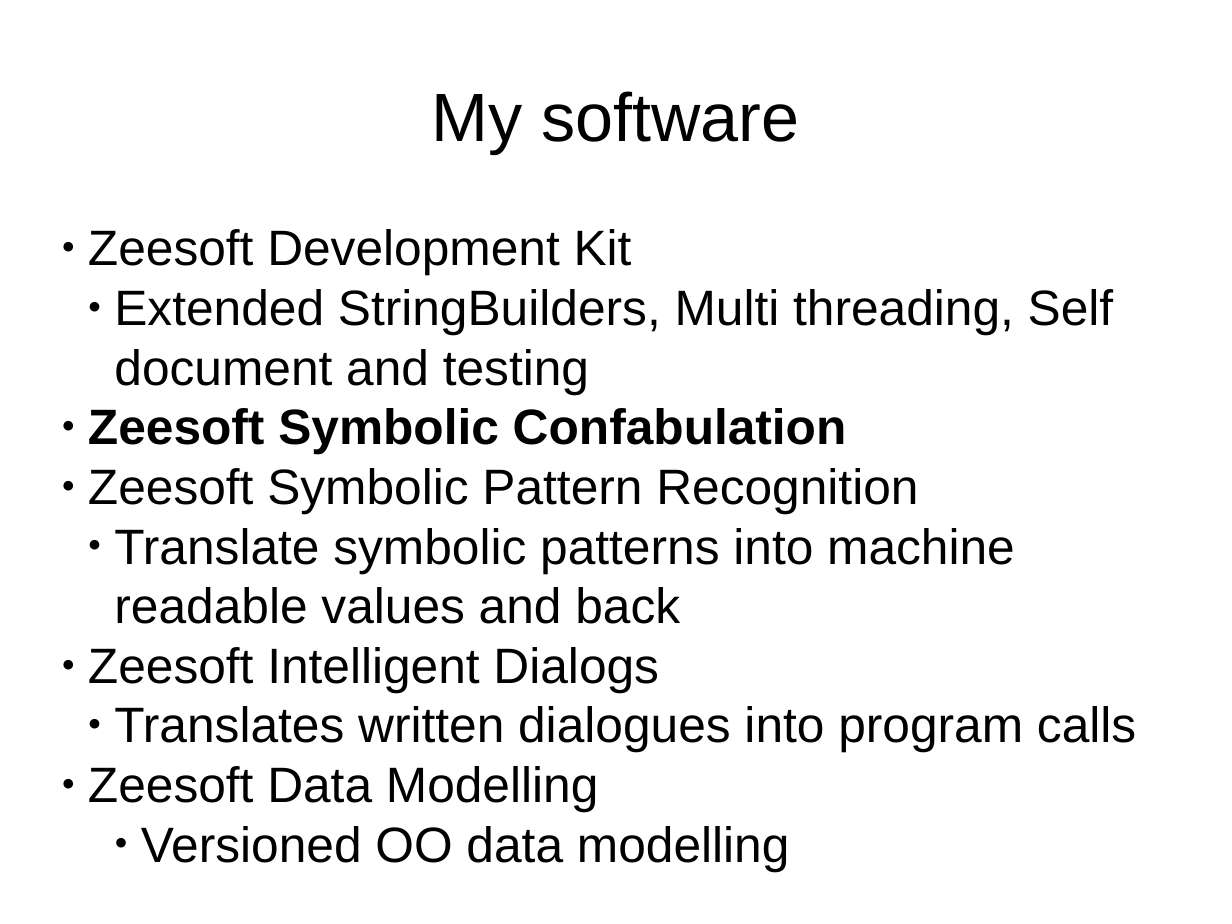
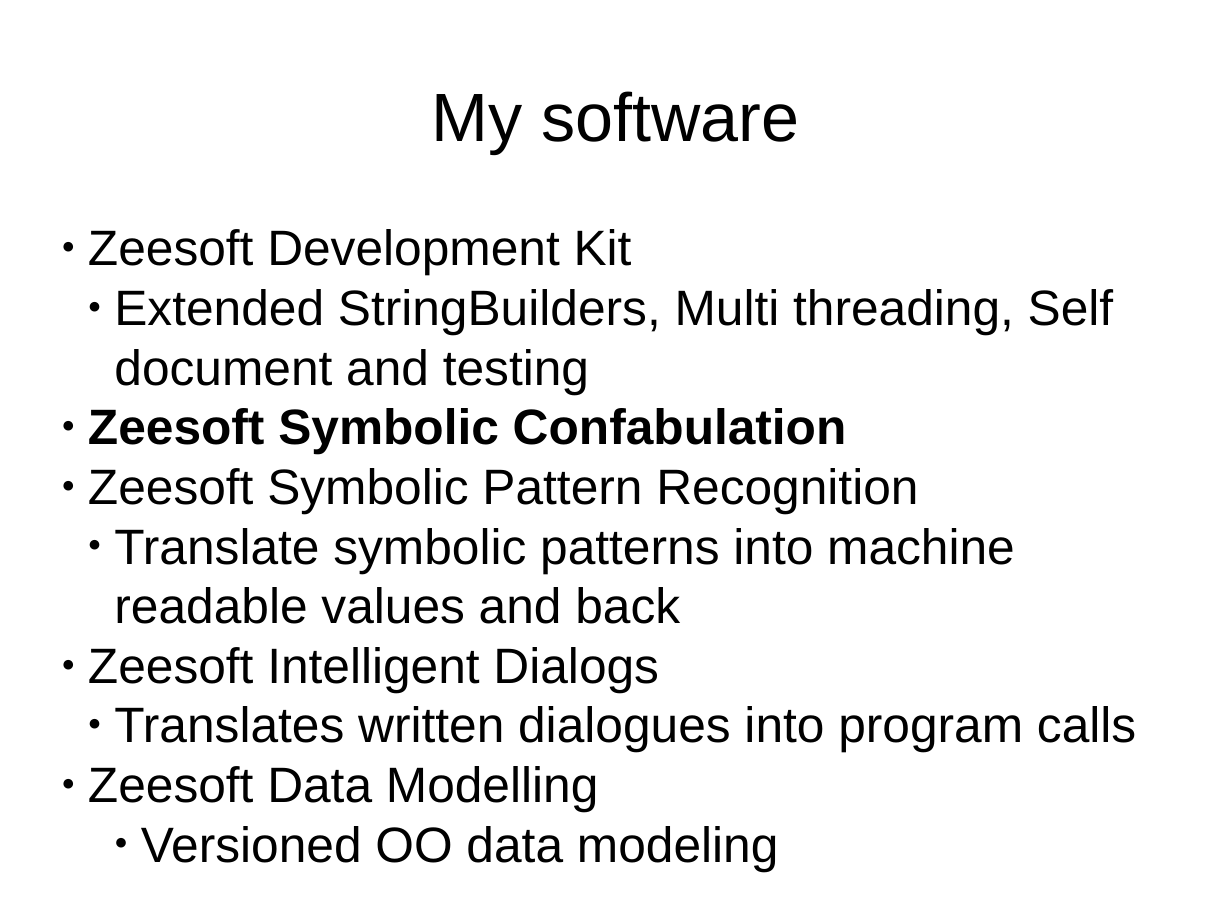
Before and after one commit to DyzLecticus/Zeesoft, a slide deck: slide 9 of V3.0/doc/Zeesoft Open Source Artificial Cognition.odp. Drawn at 1232x924 pixels with LibreOffice and Linux fonts; fonts in the diff are those of the drawing. Boxes give left, top, right and bottom in pixels: in the first picture for what was removed or moved away, otherwise in the second. Text is boxed around its words. In the diff, an @@ line names an element or a change of style, - is before the commit and + after.

```diff
--- a/V3.0/doc/Zeesoft Open Source Artificial Cognition.odp
+++ b/V3.0/doc/Zeesoft Open Source Artificial Cognition.odp
@@ subtitle at (x1=141, y1=826, x2=779, y2=871): text changed @@
-    ● Versioned OO data modelling
+    ● Versioned OO data modeling
```
Also in this commit, not shown: 5 other slides changed.
